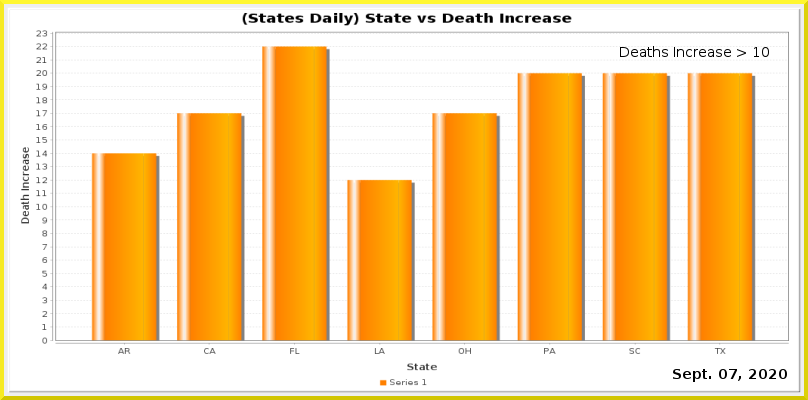
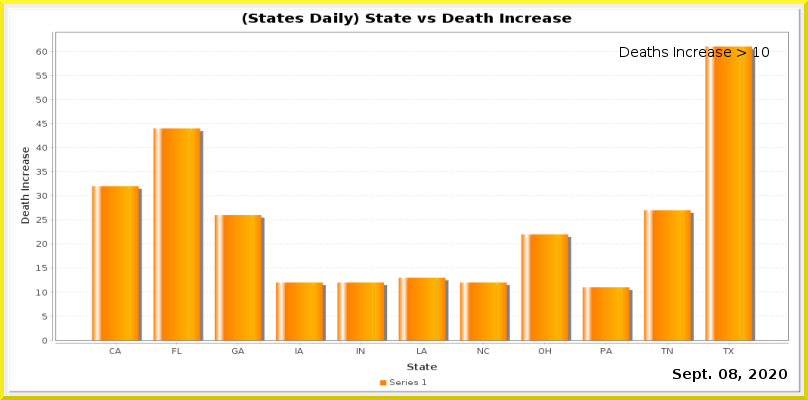
Revision of a layered 808px x 400px image; what changed, layer by layer:
painted on "Current Date" over box(729, 369, 737, 379)
painted on "Date_vs_TestIncrease.png" over box(36, 30, 789, 354)
